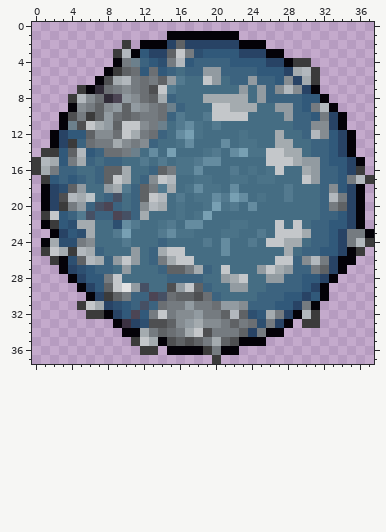
Pixel-art sprite -- src/images/entities/frozen-yeti/frozen-yeti.png. Above: the version before the commit.
The file is 38x38 pixels. Colours within 5 levels of each other are drawn and written as one.
Now the later version:
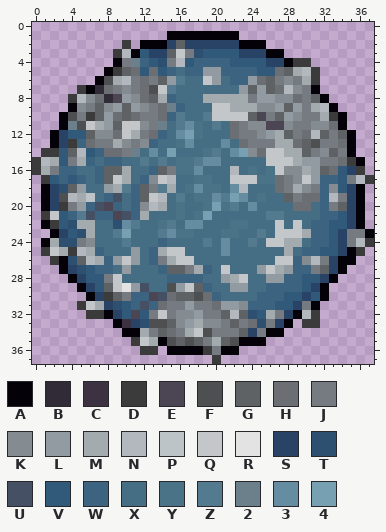
Palette (. is transparent): A #040208  B #302b37  C #3c3242  D #3b3b3b  E #4c4554  F #4e4f51  G #5f6265  H #6b6f73  J #757b80  K #858c91  L #929ba1  M #a4abaf  N #b2b8bd  P #bcc4c8  Q #c4c7ca  R #e3e3e3  S #284365  T #2d4f70  U #465064  V #31597a  W #3c637f  X #456d83  Y #4b7388  Z #537a8f  2 #6c808c  3 #658ca0  4 #78a0b3
Difference:
y 5: x 27..28 VS -> HG
y 6: x 25..27 WWV -> HGJ; x 29 S -> J
y 7: x 24 X -> G; x 26..27 WK -> GH; x 30 S -> J
y 8: x 24 X -> J; x 26..31 WWWWVV -> LKKHJG
y 9: x 25..26 XX -> KK; x 28..31 LWVJ -> GLJM
y 10: x 24..27 XXXX -> GEJG; x 29..33 WWVJS -> KJJMD
y 11: x 22..30 XXXXXXXWW -> HJKKEEKJJ; x 33 S -> H
y 12: x 22..26 XYXXX -> HJJKL; x 28..30 XXW -> GJH; x 32..34 KVS -> GJG
y 13: x 23..26 YYXX -> HJJJ; x 29..34 XXWWVS -> HGFJJH
y 14: x 24..25 YY -> KH; x 30..34 XWWVS -> GJKGJ
y 15: x 32..35 WVVS -> JJHD
y 16: x 22 Z -> N; x 28..29 XX -> KK; x 32..33 WW -> GH
y 17: x 22..24 YYX -> QQQ; x 27..29 XXX -> HJK
y 18: x 23 X -> N; x 27..31 XZXXX -> HJMKJ
y 19: x 28..31 ZXXX -> GJHH
y 20: x 29..30 XX -> HH
y 21: x 26..27 XX -> ZZ
